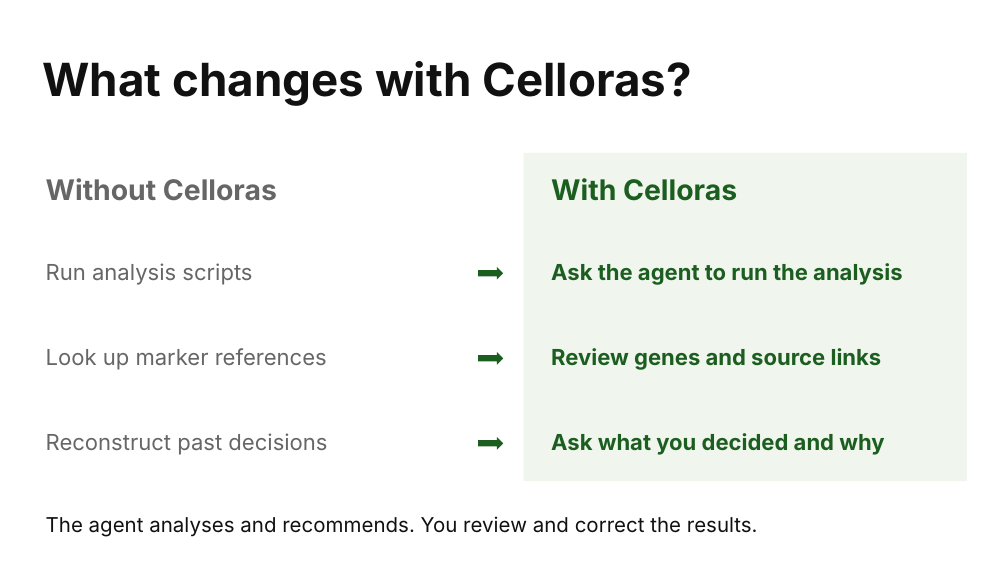
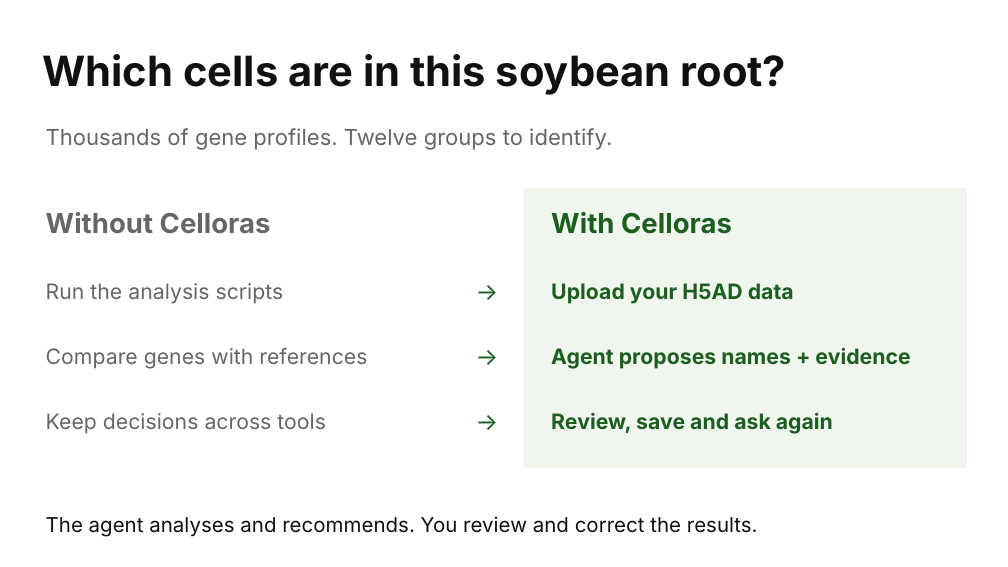
Before and after one commit to mpckkk/2026_GenAI, a slide deck: slide 2 of docs/pitchdeck/Celloras-Pitch-Deck.pptx. Drawn at 1008x567 pixels with LibreOffice and Linux fonts; fonts in the diff are those of the drawing. Boxes give left, top, right and bottom in pixels: in the first picture for what was removed or moved away, otherwise in the second. Text is boxed around its words. In the diff, an @@ line names an element or a change of style, - is before the commit and + after.

```diff
--- a/docs/pitchdeck/Celloras-Pitch-Deck.pptx
+++ b/docs/pitchdeck/Celloras-Pitch-Deck.pptx
@@ text added at box(43, 54, 787, 95), 39.8 pt, text #111111, bold @@
+Which cells are in this soybean root?
@@ text removed at box(43, 61, 691, 106) @@
-What changes with Celloras?
@@ text added at box(46, 128, 612, 150), 21 pt, text #666666 @@
+Thousands of gene profiles. Twelve groups to identify.
@@ text "Without Celloras": place and size @@
-text "Without Celloras" at box(46, 178, 277, 201)
+text "Without Celloras" at box(46, 212, 271, 234)
@@ text "Without Celloras" at box(46, 212, 271, 234): size 27 to 26.2 pt @@
@@ rectangle: place and size @@
-rectangle at box(524, 153, 967, 481)
+rectangle at box(524, 188, 967, 468)
@@ text "With Celloras": place and size @@
-text "With Celloras" at box(551, 178, 737, 201)
+text "With Celloras" at box(551, 212, 732, 234)
@@ text "With Celloras" at box(551, 212, 732, 234): size 27 to 26.2 pt @@
@@ right arrow removed at box(478, 267, 503, 280) @@
@@ text removed at box(551, 263, 902, 285) @@
-Ask the agent to run the analysis
@@ text at box(46, 283, 284, 304): text changed; size 21 to 20.2 pt @@
-Run analysis scripts
+Run the analysis scripts
@@ text added at box(476, 277, 511, 314), 22.5 pt, text #1B5E20 @@
+→
@@ text added at box(551, 283, 794, 304), 20.2 pt, text #1B5E20, bold @@
+Upload your H5AD data
@@ text at box(46, 348, 367, 369): text changed; size 21 to 20.2 pt @@
-Look up marker references
+Compare genes with references
@@ text added at box(476, 342, 511, 379), 22.5 pt, text #1B5E20 @@
+→
@@ right arrow removed at box(478, 352, 503, 365) @@
@@ text at box(551, 347, 910, 369): text changed; size 21 to 20.2 pt @@
-Review genes and source links
+Agent proposes names + evidence
@@ text at box(46, 413, 326, 434): text changed; size 21 to 20.2 pt @@
-Reconstruct past decisions
+Keep decisions across tools
@@ text added at box(476, 408, 511, 445), 22.5 pt, text #1B5E20 @@
+→
@@ text added at box(551, 412, 833, 434), 20.2 pt, text #1B5E20, bold @@
+Review, save and ask again
@@ right arrow removed at box(478, 437, 503, 450) @@
@@ text removed at box(551, 433, 884, 455) @@
-Ask what you decided and why
```
Also in this commit, not shown: 2 slides added, 2 slides removed, 5 other files.
